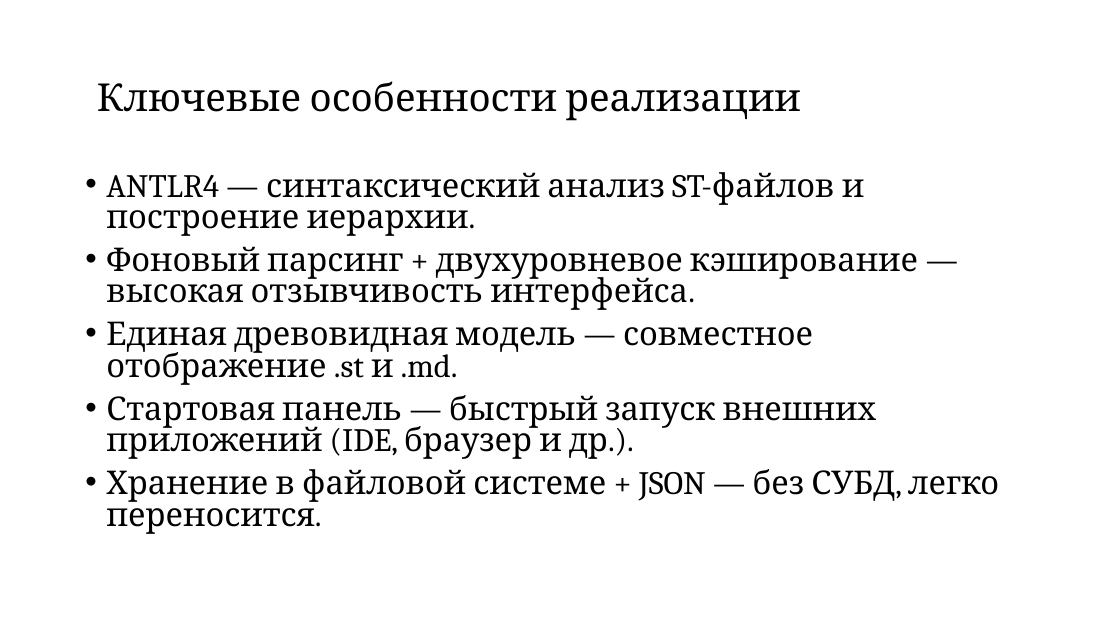
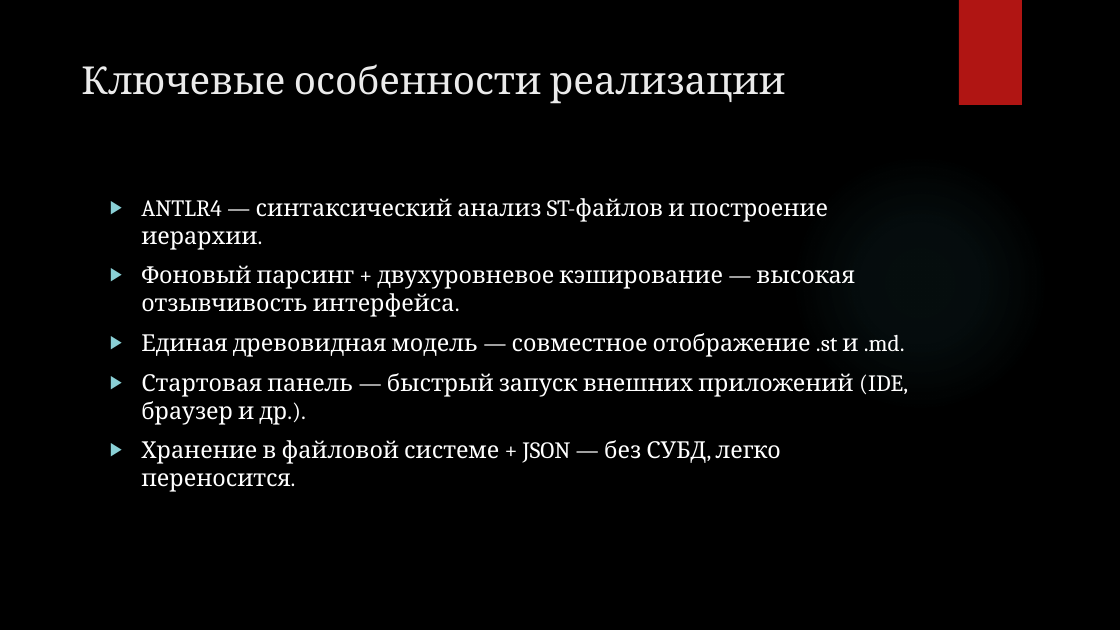
Before and after one commit to Ratilife/cheat_sheet5, a slide deck: slide 12 of docs/Диплом/Оригинал/Презинтация диплома.pptx (slide 8 before the commit). Drawn at 1120x630 pixels with LibreOffice and Linux fonts; fonts in the diff are those of the drawing; background and template pictures are left out. Boxes give left, top, right and bottom in pixels: in the first picture for what was removed or moved away, otherwise in the second. Text is boxed around its words. In the diff, an @@ line names an element or a change of style, - is before the commit and + after.

```diff
--- a/docs/Диплом/Оригинал/Презинтация диплома.pptx
+++ b/docs/Диплом/Оригинал/Презинтация диплома.pptx
@@ background #FFFFFF to picture (left out) @@
@@ rectangle added at (959, 0, 1022, 105), fill #B01513 @@
@@ title "Ключевые особенности реализации": place and size @@
-title "Ключевые особенности реализации" at (97, 81, 801, 121)
+title "Ключевые особенности реализации" at (81, 64, 785, 104)
@@ title "Ключевые особенности реализации" at (81, 64, 785, 104): text colour #000000 to #EBEBEB; line spacing 0.9 to 1; vertical alignment middle to top @@
@@ ellipse added at (791, 154, 1049, 413), fill gradient #50B9C1 @@
@@ text "ANTLR4 — синтаксический анализ ST-файлов ...": place and size @@
-text "ANTLR4 — синтаксический анализ ST-файлов ..." at (106, 172, 999, 534)
+text "ANTLR4 — синтаксический анализ ST-файлов ..." at (141, 198, 908, 492)
@@ text "ANTLR4 — синтаксический анализ ST-файлов ..." at (141, 198, 908, 492): size 28 to 20 pt, text colour #000000 to #FFFFFF; bullet • to ▶; line spacing 0.8 to 1 @@
```
Also in this commit, not shown: 11 other slides changed, 6 slides added, 1 slide removed, 2 other files.
